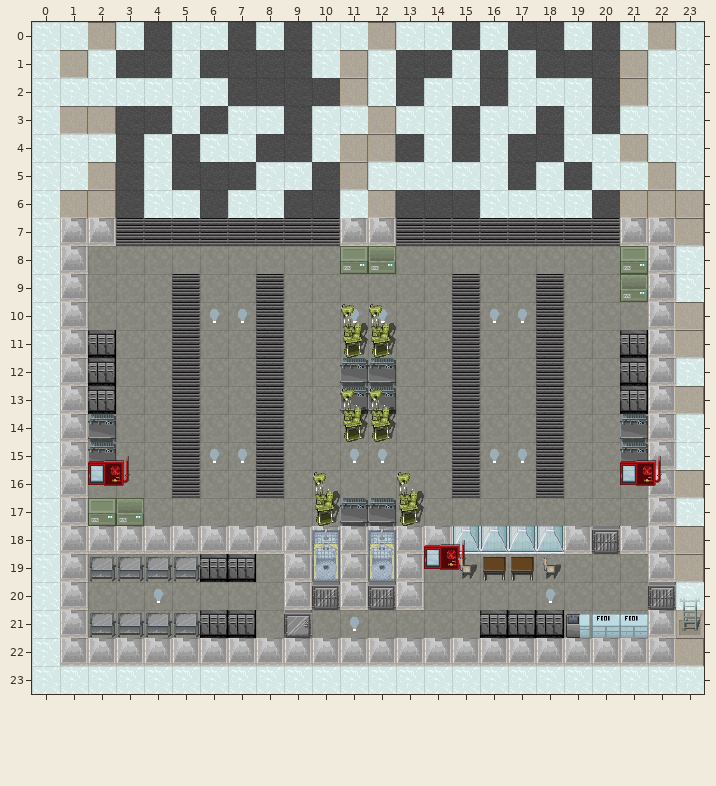
Two versions of a level (Tiled map, 0.2/Maps/Garage.tmx). The picture above is the old version.
Cells are 32x32 px. Shown: x 0..23, y 0..23.
New version:
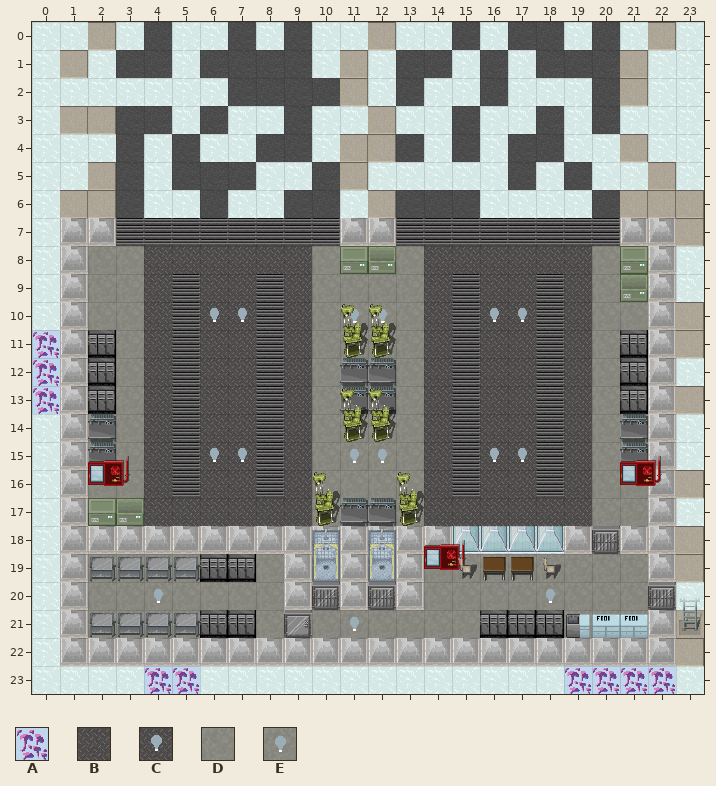
Key: from "Terrain_Floors": A 1, B 6, C 8, D 16, E 18.
_ is an empty cell.
Change:
{"where": "layer \"00/00 Terrain\""}
{"y":8,"x":4,"old":"DDDDDD","new":"BBBBBB"}
{"y":8,"x":14,"old":"DDDDDD","new":"BBBBBB"}
{"y":9,"x":4,"old":"D","new":"B"}
{"y":9,"x":6,"old":"DD","new":"BB"}
{"y":9,"x":9,"old":"D","new":"B"}
{"y":9,"x":14,"old":"D","new":"B"}
{"y":9,"x":16,"old":"DD","new":"BB"}
{"y":9,"x":19,"old":"D","new":"B"}
{"y":10,"x":4,"old":"D","new":"B"}
{"y":10,"x":6,"old":"EE","new":"CC"}
{"y":10,"x":9,"old":"D","new":"B"}
{"y":10,"x":14,"old":"D","new":"B"}
{"y":10,"x":16,"old":"EE","new":"CC"}
{"y":10,"x":19,"old":"D","new":"B"}
{"y":11,"x":0,"old":"_","new":"A"}
{"y":11,"x":4,"old":"D","new":"B"}
{"y":11,"x":6,"old":"DD","new":"BB"}
{"y":11,"x":9,"old":"D","new":"B"}
{"y":11,"x":14,"old":"D","new":"B"}
{"y":11,"x":16,"old":"DD","new":"BB"}
{"y":11,"x":19,"old":"D","new":"B"}
{"y":12,"x":0,"old":"_","new":"A"}
{"y":12,"x":4,"old":"D","new":"B"}
{"y":12,"x":6,"old":"DD","new":"BB"}
{"y":12,"x":9,"old":"D","new":"B"}
{"y":12,"x":14,"old":"D","new":"B"}
{"y":12,"x":16,"old":"DD","new":"BB"}
{"y":12,"x":19,"old":"D","new":"B"}
{"y":13,"x":0,"old":"_","new":"A"}
{"y":13,"x":4,"old":"D","new":"B"}
{"y":13,"x":6,"old":"DD","new":"BB"}
{"y":13,"x":9,"old":"D","new":"B"}
{"y":13,"x":14,"old":"D","new":"B"}
{"y":13,"x":16,"old":"DD","new":"BB"}
{"y":13,"x":19,"old":"D","new":"B"}
{"y":14,"x":4,"old":"D","new":"B"}
{"y":14,"x":6,"old":"DD","new":"BB"}
{"y":14,"x":9,"old":"D","new":"B"}
{"y":14,"x":14,"old":"D","new":"B"}
{"y":14,"x":16,"old":"DD","new":"BB"}
{"y":14,"x":19,"old":"D","new":"B"}
{"y":15,"x":4,"old":"D","new":"B"}
{"y":15,"x":6,"old":"EE","new":"CC"}
{"y":15,"x":9,"old":"D","new":"B"}
{"y":15,"x":14,"old":"D","new":"B"}
{"y":15,"x":16,"old":"EE","new":"CC"}
{"y":15,"x":19,"old":"D","new":"B"}
{"y":16,"x":4,"old":"D","new":"B"}
{"y":16,"x":6,"old":"DD","new":"BB"}
{"y":16,"x":9,"old":"D","new":"B"}
{"y":16,"x":14,"old":"D","new":"B"}
{"y":16,"x":16,"old":"DD","new":"BB"}
{"y":16,"x":19,"old":"D","new":"B"}
{"y":17,"x":4,"old":"DDDDDD","new":"BBBBBB"}
{"y":17,"x":14,"old":"DDDDDD","new":"BBBBBB"}
{"y":23,"x":4,"old":"__","new":"AA"}
{"y":23,"x":19,"old":"____","new":"AAAA"}
{"label":"changed","picture_box":[144,246,312,526]}
{"label":"changed","picture_box":[424,246,592,526]}
{"label":"added","picture_box":[32,330,60,414]}
{"label":"added","picture_box":[144,666,200,694]}
{"label":"added","picture_box":[564,666,676,694]}
